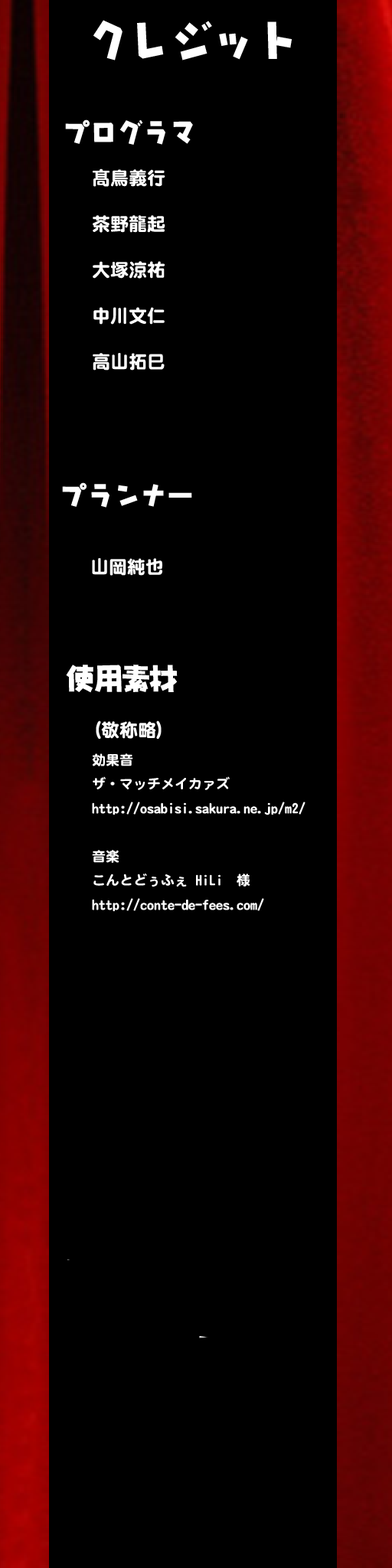
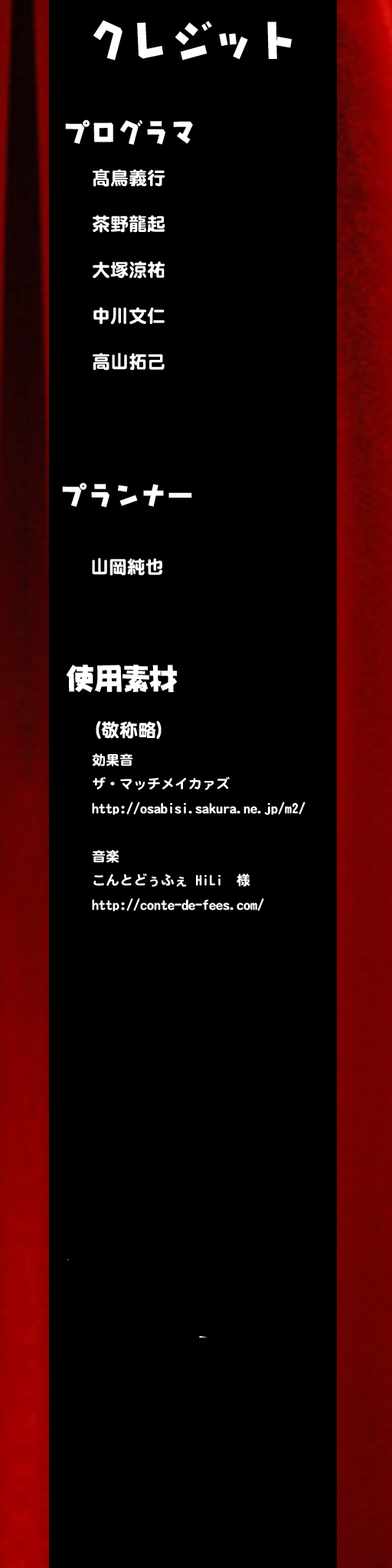
Two versions of the same layered image (392x1568). Layer-by-layer changes:
renamed "髙鳥義行 茶野龍起 大塚涼祐 中川文仁 高山拓巳" to "髙鳥義行 茶野龍起 大塚涼祐 中川文仁 高山拓己", painted on it over (147, 353, 165, 370)
